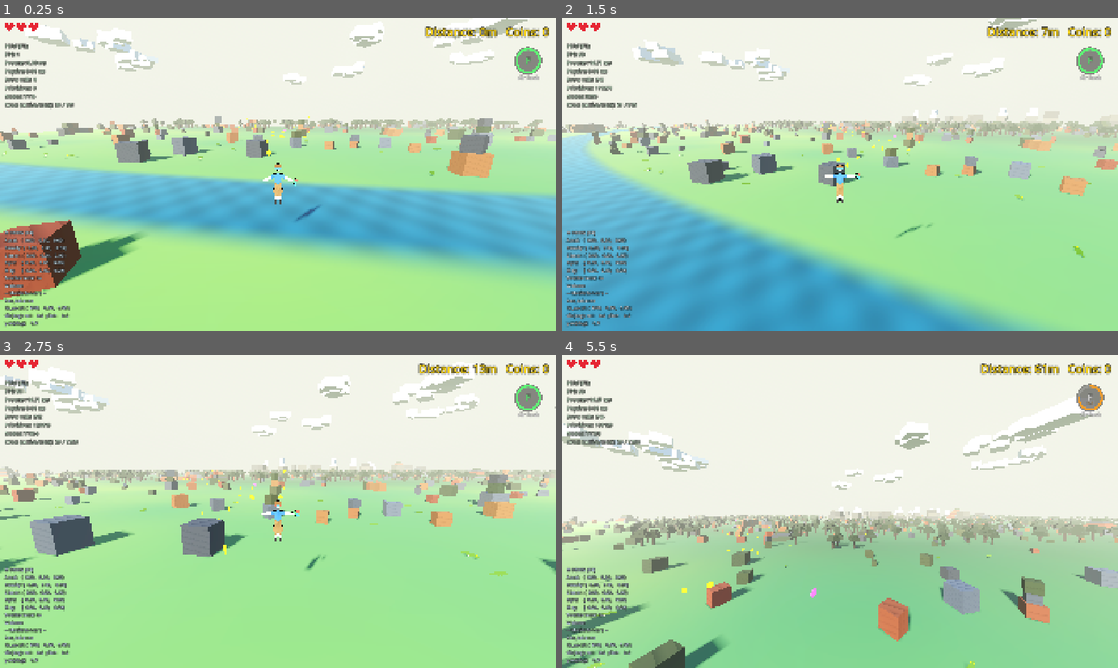
Above: before the commit, frames 1-4 (two rows, left to right).
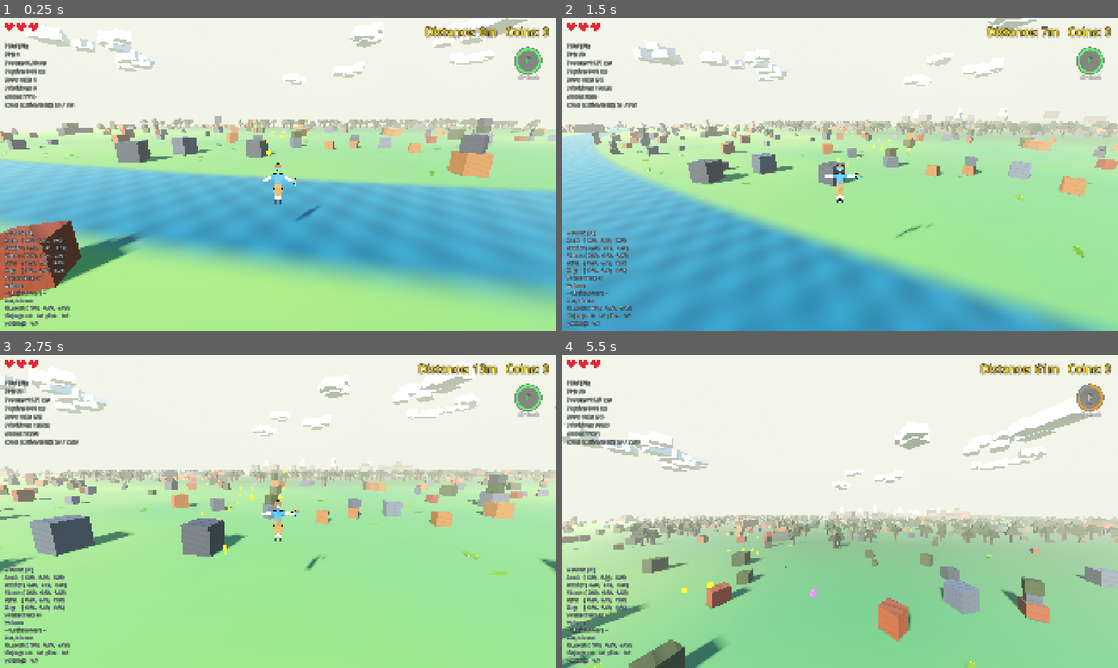
Above: after the commit, the same moments.

Repository: korjavin/godot-test1
Game: Godot game, scene res://scenes/main.tscn
The game is run twice, just before and just after one commit, with the same random seed, the same clock (stepped at 60 frames per second) and the same inputs.
Inputs (mouse positions are in pixels of both pictures, inside the frame that each line leads up to):
- Up to frame 1 (0.25 s): no input
- Up to frame 2 (1.5 s): tap Enter (ui_accept) at 0.5 s; move the mouse to (867, 174) at 0.52 s; hold Shift (run) 0.53-1.28 s; hold W (move_forward) from 0.53 s (still down); tap Space (jump) at 0.77, 0.8, 1.07, 1.35 s; move the mouse to (812, 174) at 1.27 s
- Up to frame 3 (2.75 s): keep holding W (move_forward); tap Space (jump) at 1.52, 1.82, 2.3 s; tap Shift (run) at 1.55 s; move the mouse to (289, 505) at 2.02 s; hold Ctrl (duck) from 2.03 s (still down)
- Up to frame 4 (5.5 s): keep holding W (move_forward); move the mouse to (834, 517) at 2.77 s; release Ctrl (duck) at 2.78 s; tap Shift (run) at 2.85, 4.55 s; tap Space (jump) at 3.02, 3.32, 3.77, 3.8, 4.07, 4.52, 4.82, 5.3 s; move the mouse to (878, 514) at 3.52 s; tap F (special_ability) at 3.6 s; move the mouse to (795, 508) at 4.27 s; tap R (switch_character) at 4.35 s; move the mouse to (845, 511) at 5.02 s; tap C (toggle_camera) at 5.1 s

The runs differ from the first frame. In frame 1, 13% of the frame differs, in the area x 0-100%, y 32-92%; in frame 2, 7.4%; in frame 3, 0.4%; in frame 4, 1.2%.

Commit message:
fix: address code review findings

Diff:
--- a/assets/shaders/ground.gdshader
+++ b/assets/shaders/ground.gdshader
@@ -64,10 +64,19 @@
 uniform vec3 mountain_color: source_color = vec3(0.45, 0.43, 0.40); // grey-brown scree
 uniform vec3 river_color: source_color = vec3(0.10, 0.28, 0.34);    // dark blue-teal
 
-// How much of the band's half-width is full-strength river before the tint
-// starts fading out. A hard edge would shimmer along the waterline, so the tint
-// eases off over the outer 45% of the band.
-const float RIVER_EDGE_SOFT = 0.55;
+// Width of the soft waterline, as a fraction of the band half-width, CENTRED on
+// the gameplay edge: the tint is full strength up to (1 - soft) * half_width,
+// half strength exactly AT half_width, and gone by (1 + soft) * half_width.
+//
+// The centring is the point. A hard edge would shimmer along the waterline, so
+// the tint has to fade over some distance — but fading it INWARD (full strength
+// at 0.55, zero at 1.0, as this first did) makes the outer ~15% of the wading
+// band look like dry land: the player slows to 0.6x and starts splashing about
+// half a metre before any blue shows, on each bank. That is exactly the
+// "the blue you SEE is the water you FEEL" contract the whole two-language noise
+// arrangement exists to enforce. Straddling the edge splits the unavoidable
+// error evenly instead of putting all of it on one side.
+const float RIVER_EDGE_SOFT = 0.2;
 
 // Ground mottling computed per-vertex, interpolated for free across the triangle.
 varying float v_noise;
@@ -166,8 +175,8 @@
 	// prevent. v_biome is safe to interpolate (a 400 m wavelength is near-linear
 	// over 3 m); the cheap NONLINEAR part is what has to be evaluated here. Cost
 	// is a subtract, an abs and a smoothstep — no noise, no texture fetch.
-	float v_river = 1.0 - smoothstep(river_half_width * RIVER_EDGE_SOFT, river_half_width,
-			abs(v_biome - river_level));
+	float v_river = 1.0 - smoothstep(river_half_width * (1.0 - RIVER_EDGE_SOFT),
+			river_half_width * (1.0 + RIVER_EDGE_SOFT), abs(v_biome - river_level));
 
 	// River last, on top of whatever biome it cuts through — rivers are an
 	// overlay, not a biome (same rule as is_river_at() on the CPU side).
--- a/scripts/endless_terrain.gd
+++ b/scripts/endless_terrain.gd
@@ -546,6 +546,16 @@
 ## _spawn_mountain_content); artifacts start at 2.5 m, and an artifact sealed
 ## inside 20 m of rock takes its coin ring and its guaranteed gem with it.
 const MOUNTAIN_AVOID_RADIUS: float = 2.0
+
+## MOUNTAIN — ...but a WIDE thing is not the only thing worth avoiding: a TALL
+## one is a ladder. A stacked block tower reaches ~6.4 m with a radius of only
+## 1.78 m, so the radius rule alone lets one stand right against a massif whose
+## first ledge is MOUNTAIN_MIN_LAYER_HEIGHT (4 m) up — a 1.6 m hop onto the
+## summit, well inside the player's 3.61 m jump apex, which quietly breaks the
+## "impassable, you walk around it" contract the whole mountains-as-blocks design
+## rests on. So anything taller than one jump is avoided too, whatever its width.
+## Only a minority of towers clear this, so massifs still find room to generate.
+const MOUNTAIN_AVOID_TOP: float = 3.61
 
 ## MOUNTAIN — the road clearance is what cuts a CANYON through a range: the
 ## massifs simply refuse to stand near the centerline, so the coin road threads
@@ -2790,7 +2800,11 @@
 	seam; with it, the tree line follows the noise contour and the wood dissolves
 	into the plain the way a real one does. One extra noise eval per candidate.
 	"""
-	var half := chunk_size / 2.0 - 2.0
+	# Canopy slabs are yawed, so the half-DIAGONAL is what has to stay inside the
+	# chunk (same reasoning as MOUNTAIN_EDGE_MARGIN). A flat 2.0 m margin left the
+	# widest canopy poking 0.4 m past the seam, where it would vanish with its own
+	# chunk while the neighbour still renders.
+	var half := chunk_size / 2.0 - TREE_CANOPY_WIDTH_MAX * 0.71
 	var count := rng.randi_range(FOREST_TREES_MIN, FOREST_TREES_MAX)
 
 	for _i in count:
@@ -2879,9 +2893,11 @@
 	# or a feature structure. Burying an artifact hides its emissive accents, its
 	# coin ring and the one guaranteed gem that is its whole reward, and that is
 	# cheap to avoid: see MOUNTAIN_AVOID_RADIUS.
+	# ...and so does anything TALL enough to be climbed onto the massif from (see
+	# MOUNTAIN_AVOID_TOP) — a block tower is narrow but it is still a staircase.
 	var avoid: Array = []
 	for ob in obstacles:
-		if ob.radius >= MOUNTAIN_AVOID_RADIUS:
+		if ob.radius >= MOUNTAIN_AVOID_RADIUS or ob.top >= MOUNTAIN_AVOID_TOP:
 			avoid.append(ob)
 
 	for _i in count:
@@ -2917,14 +2933,19 @@
 		# heights of 8-20 m this gives 2-5 layers.
 		var layers := maxi(2, int(height / MOUNTAIN_MIN_LAYER_HEIGHT))
 		var snowy := height >= MOUNTAIN_SNOW_HEIGHT
+		# Index of the first snow layer. Always leaves at least one rock layer
+		# showing: a 14-15.9 m massif gets exactly 3 layers, and a flat
+		# "top MOUNTAIN_SNOW_LAYERS" rule would paint 2 of those 3 white, so the
+		# peak read as a snow pillar rather than rock wearing a cap.
+		var snow_from := maxi(1, layers - MOUNTAIN_SNOW_LAYERS)
 		var layer_h := height / float(layers)
 
 		var width := base_w
 		var y := 0.0
 		for layer_index in layers:
-			# The top MOUNTAIN_SNOW_LAYERS boxes of a tall massif are forced white:
-			# a snow cap is the cheapest possible "this one is high" signal.
-			var is_snow := snowy and layer_index >= layers - MOUNTAIN_SNOW_LAYERS
+			# The top boxes of a tall massif are forced white: a snow cap is the
+			# cheapest possible "this one is high" signal.
+			var is_snow := snowy and layer_index >= snow_from
 			var color: Color = MOUNTAIN_SNOW_COLOR if is_snow else MOUNTAIN_ROCK_A.lerp(MOUNTAIN_ROCK_B, rng.randf())
 			var jitter_x := rng.randf_range(-MOUNTAIN_LAYER_JITTER, MOUNTAIN_LAYER_JITTER)
 			var jitter_z := rng.randf_range(-MOUNTAIN_LAYER_JITTER, MOUNTAIN_LAYER_JITTER)
--- a/scripts/player_controller.gd
+++ b/scripts/player_controller.gd
@@ -872,6 +872,12 @@
 	elif is_running:
 		# The wading drag applies here too, but never below WADE_RUN_MIN_SPEED:
 		# running has to keep outpacing a chasing crocodile even in the water.
+		#
+		# AS THE CONSTANTS STAND THE FLOOR ALWAYS WINS: the fastest character is
+		# 10.0 * 1.15 * 0.6 = 6.9, under the 9.0 floor, so EVERY character runs at
+		# exactly 9.0 while wading and the drag is fully absorbed. The maxf stays
+		# as the general expression — retune CHARACTER_SPEED or WADE_SPEED_FACTOR
+		# and the drag starts biting again without this line needing a thought.
 		if is_wading:
 			return maxf(RUN_SPEED * speed_scale, WADE_RUN_MIN_SPEED)
 		return RUN_SPEED * speed_scale
Not shown, changed: CLAUDE.md
Not shown, changed: docs/plans/20260815-biomes.md
